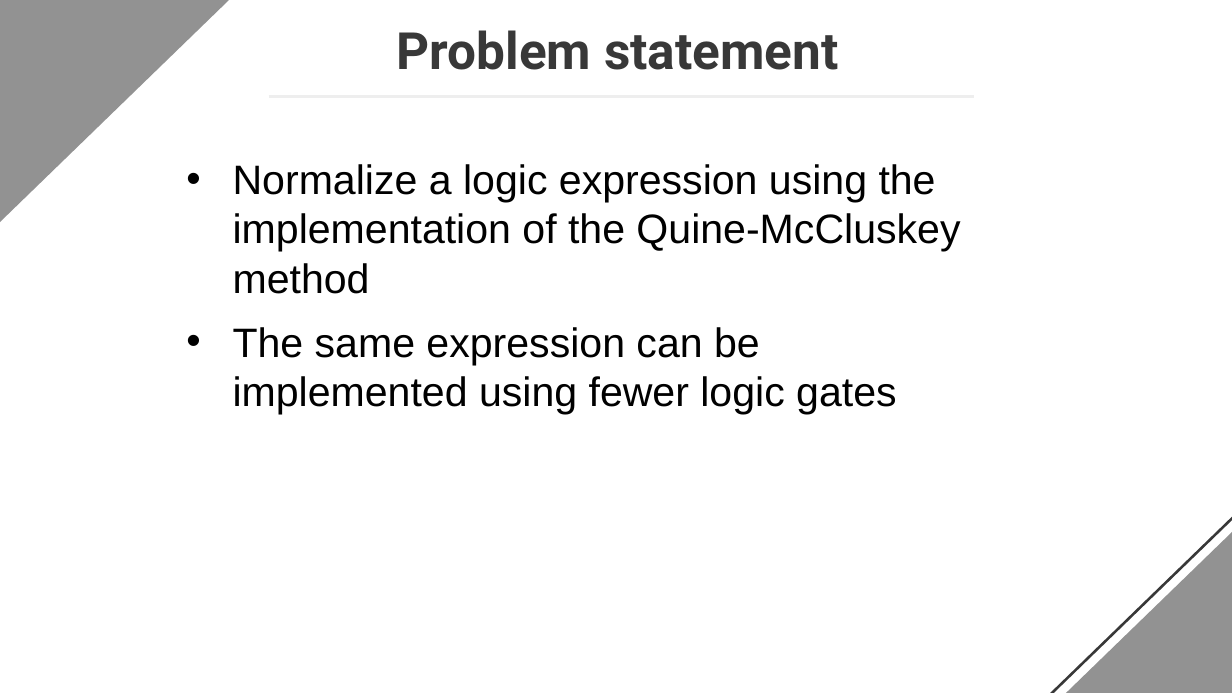
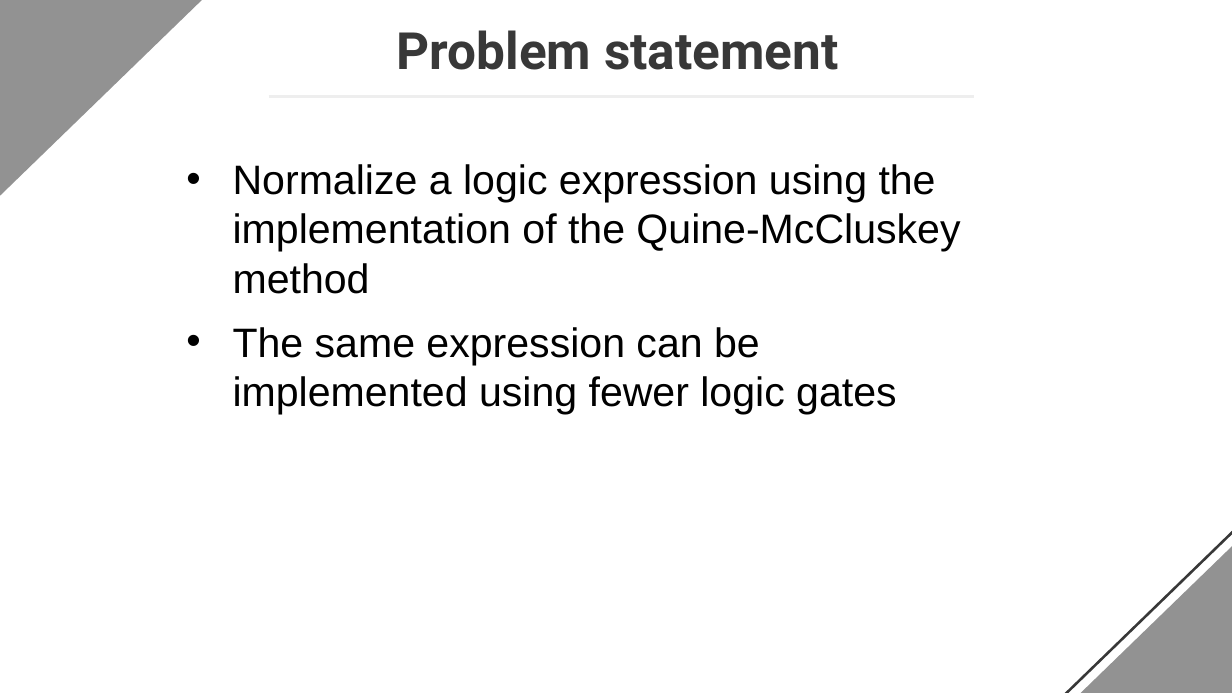
Before and after one commit to XHung09/OOLT.ICT.20202.Team3, a slide deck: slide 3 of presentation/Final Project OOP Slides.pptx. Drawn at 1232x693 pixels with LibreOffice and Linux fonts; fonts in the diff are those of the drawing. Boxes give left, top, right and bottom in pixels: in the first picture for what was removed or moved away, otherwise in the second. Text is boxed around its words. In the diff, an @@ line names an element or a change of style, - is before the commit and + after.

```diff
--- a/presentation/Final Project OOP Slides.pptx
+++ b/presentation/Final Project OOP Slides.pptx
@@ right triangle: place and size @@
-right triangle at (0,0,356,322)
+right triangle at (0,0,349,302)
@@ right triangle: place and size @@
-right triangle at (946,350,1232,693)
+right triangle at (954,357,1232,693)
@@ right triangle: place and size @@
-right triangle at (961,350,1232,693)
+right triangle at (967,357,1232,693)
```
Also in this commit, not shown: 9 other slides changed, 1 slide added, 1 slide removed, 1 other file.
